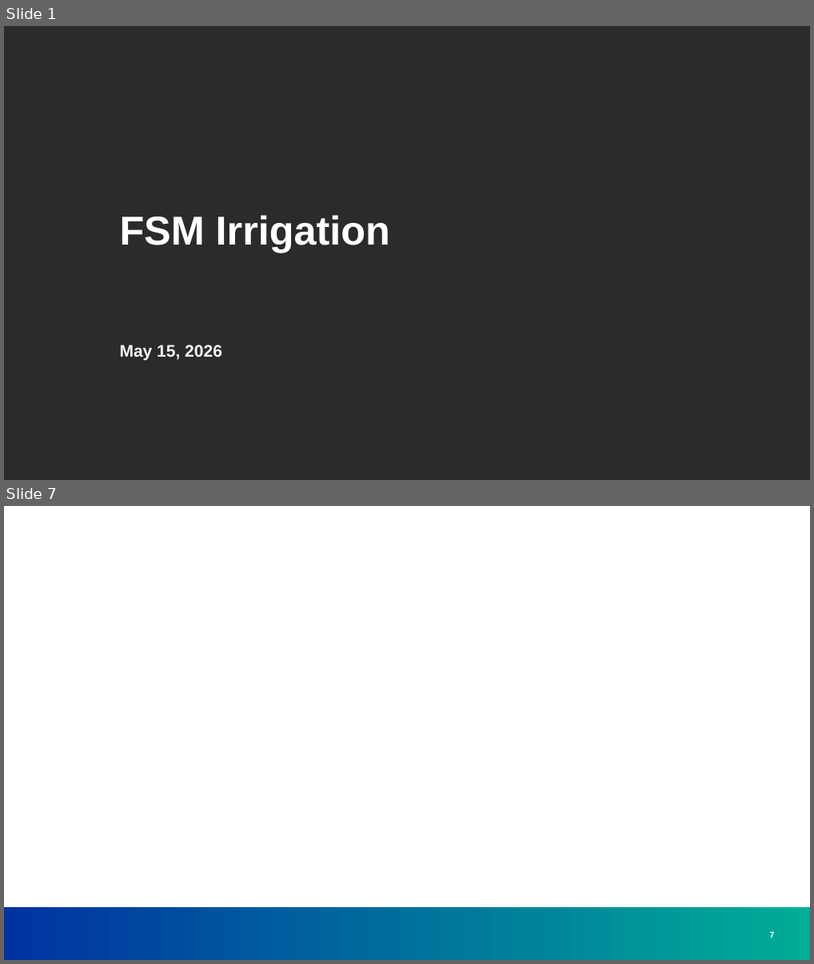
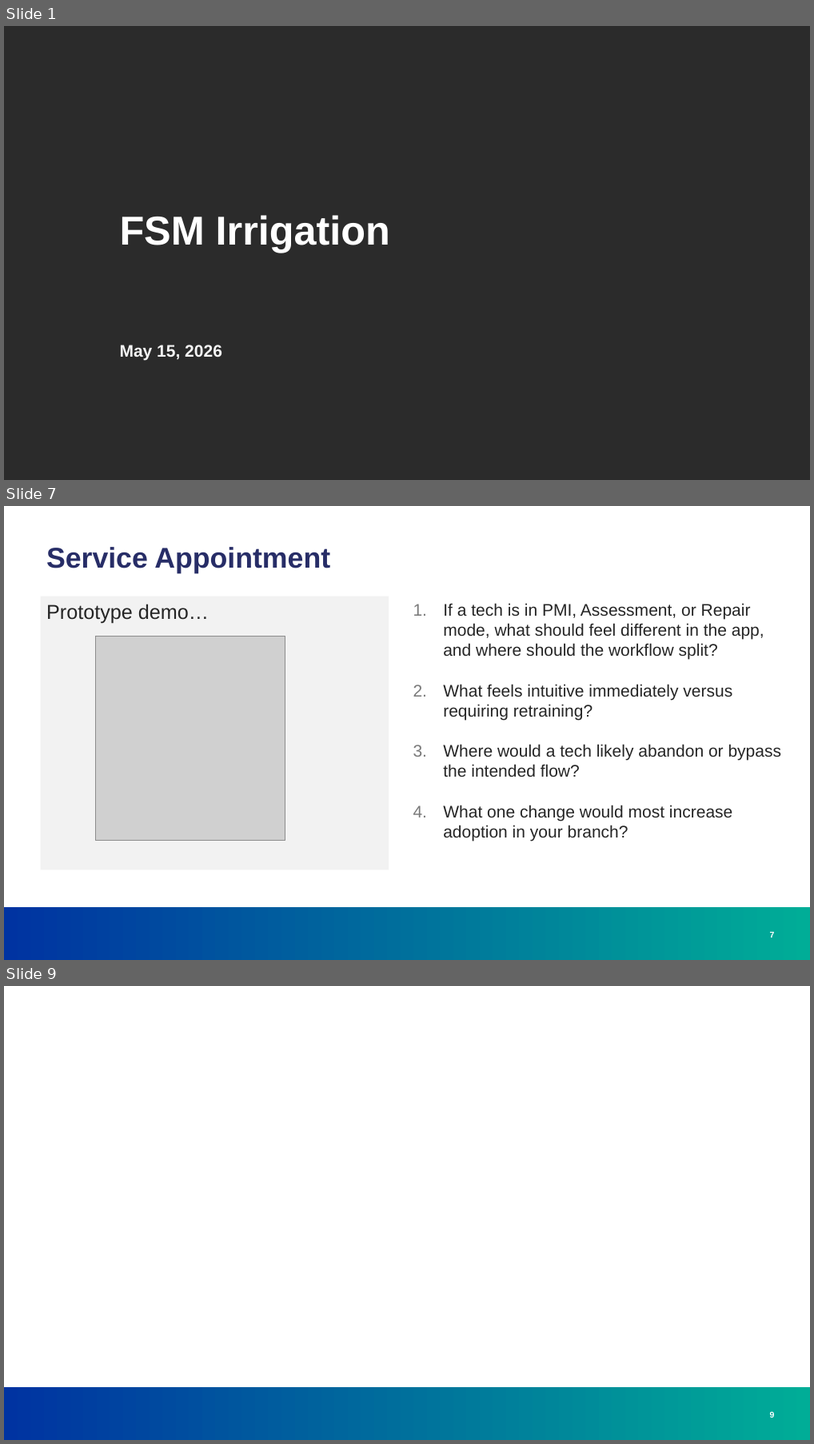
Before and after one commit to greg-e/irrigation, a slide deck: fsm_irrigation.pptx. Shown one above the other, each under a label of ours: slides 1 and 7 before the commit, slides 1, 7 and 9 after it; the slides between them are not shown. The pictures are 814x964 and 814x1444 pixels, drawn with LibreOffice and Linux fonts; fonts in the diff are those of the drawing; grey boxes stand for pictures; background and template pictures are left out; a plain dark background stands for a picture behind light text. Boxes give left, top, right and bottom in pixels: in the first picture for what was removed or moved away, otherwise in the second. Text is boxed around its words. In the diff, an @@ line names an element or a change of style, - is before the commit and + after.

Commit message:
Update prototypes, docs, and discovery artifacts

```diff
--- a/fsm_irrigation.pptx
+++ b/fsm_irrigation.pptx
@@ slide 7 added at box(4, 506, 810, 960), background #FFFFFF; not listed: 1 template element that a slide beside it also shows @@
@@ title added at box(46, 547, 330, 573), 34 pt, text #272D67, bold @@
+Service Appointment
@@ text added at box(40, 596, 389, 869), fill #F2F2F2, 24 pt, text #252525 @@
+Prototype demo…
@@ text added at box(443, 603, 782, 841), 20 pt, text #252525 @@
+1. If a tech is in PMI, Assessment, or Repair mode, what should feel different in the app, and where should the workflow split?
+2. What feels intuitive immediately versus requiring retraining?
+3. Where would a tech likely abandon or bypass the intended flow?
+4. What one change would most increase adoption in your branch?
@@ picture added at box(96, 636, 286, 840) @@
@@ page number added at box(770, 931, 775, 937), 10 pt, text #FFFFFF, bold @@
+7
@@ what was slide 7 is now slide 9 @@
@@ page number at box(770, 1411, 775, 1417): text changed @@
-7
+9
```
Also in this commit, not shown: 2 slides changed, 4 other slides added, 5 slides removed, 10 other files.
